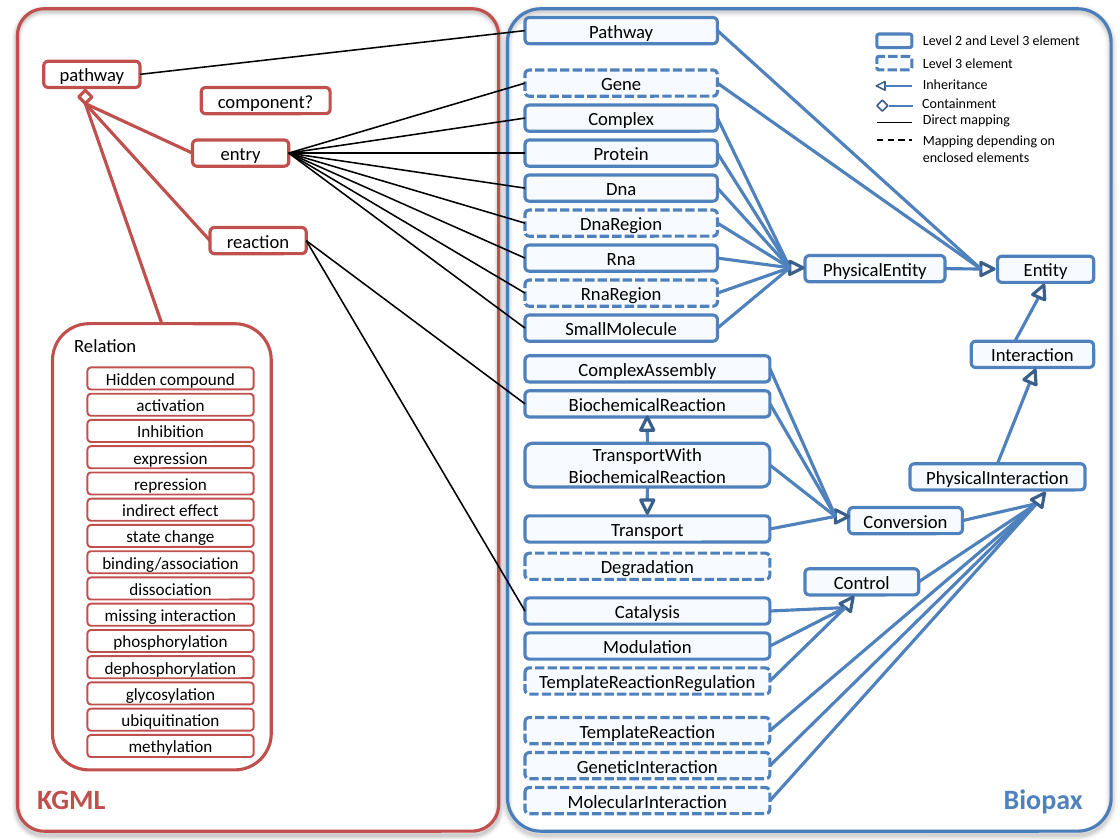
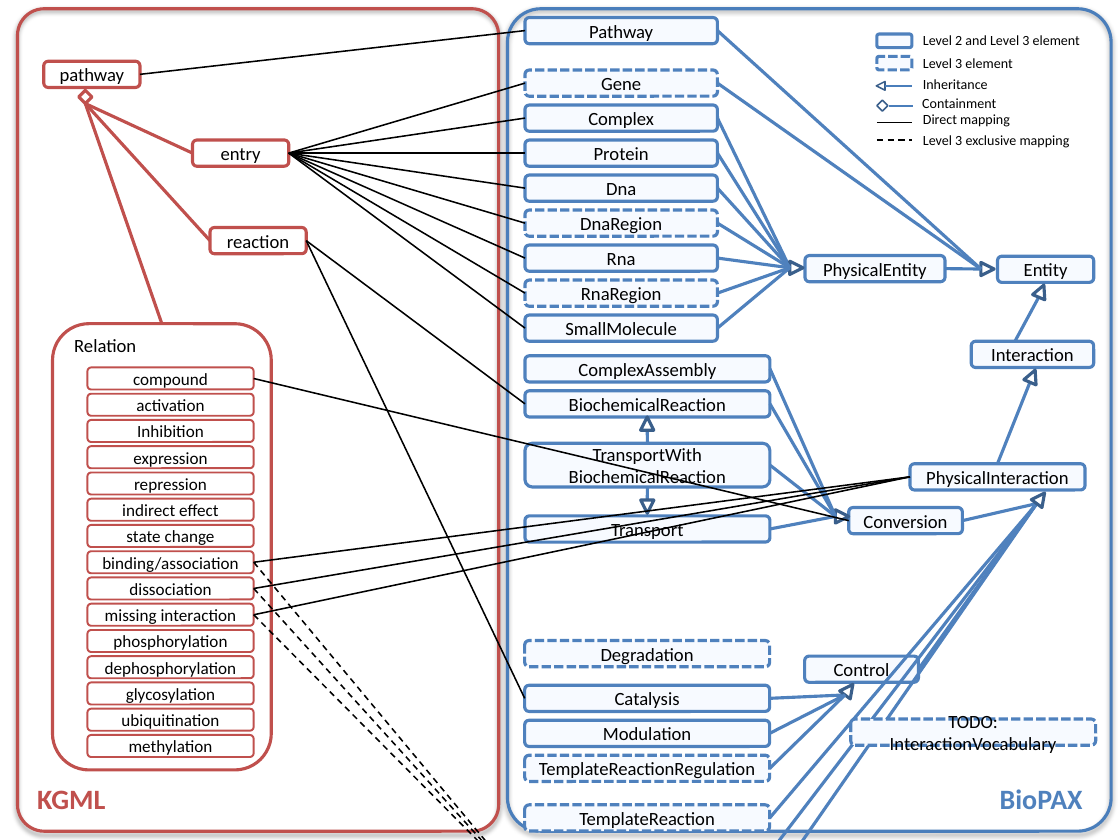
Before and after one commit to draeger-lab/KEGGtranslator, a slide deck: slide 1 of doc/publications/2012-04_CMSB2012/figures/Conversion.pptx. Drawn at 1120x840 pixels with LibreOffice and Linux fonts; fonts in the diff are those of the drawing. Boxes give left, top, right and bottom in pixels: in the first picture for what was removed or moved away, otherwise in the second. Text is boxed around its words. In the diff, an @@ line names an element or a change of style, - is before the commit and + after.

```diff
--- a/doc/publications/2012-04_CMSB2012/figures/Conversion.pptx
+++ b/doc/publications/2012-04_CMSB2012/figures/Conversion.pptx
@@ rounded rectangle removed at box(202, 87, 330, 113) @@
-component?
@@ text at box(923, 135, 1070, 148): text changed @@
-Mapping depending on
-enclosed elements
+Level 3 exclusive mapping
@@ line moved from (306, 241) - (525, 612) to (306, 241) - (525, 699) @@
@@ text in rounded rectangle at box(133, 373, 208, 390): text changed @@
-Hidden compound
+compound
@@ line added from (254, 379) to (849, 521), #000000 1 pt @@
@@ line added from (254, 562) to (911, 477), #000000 1 pt @@
@@ line added from (254, 588) to (911, 477), #000000 1 pt @@
@@ line added from (254, 615) to (911, 477), #000000 1 pt @@
@@ line moved from (1037, 504) - (771, 801) to (1037, 504) - (769, 840) @@
@@ line moved from (1037, 504) - (771, 766) to (1037, 504) - (769, 840) @@
@@ line moved from (1037, 504) - (771, 730) to (1037, 504) - (769, 818) @@
@@ line moved from (1037, 504) - (918, 582) to (1037, 504) - (918, 669) @@
@@ line added from (254, 562) to (525, 840), #000000 1 pt dashed @@
@@ line added from (254, 588) to (525, 840), #000000 1 pt dashed @@
@@ line added from (254, 615) to (525, 840), #000000 1 pt dashed @@
@@ rounded rectangle "Degradation": place and size @@
-rounded rectangle "Degradation" at box(525, 553, 771, 579)
+rounded rectangle "Degradation" at box(525, 641, 771, 666)
@@ triangle: place and size @@
-triangle at box(840, 593, 858, 612)
+triangle at box(840, 681, 858, 699)
@@ 5 rounded rectangles, 3 lines: place and size @@
-5 rounded rectangles, 3 lines at box(525, 569, 920, 744)
+5 rounded rectangles, 3 lines at box(525, 656, 920, 831)
@@ rounded rectangle added at box(851, 719, 1096, 745), fill #F7FAFF, outline #4F81BD 2 pt dashed, 12 pt, text #000000 @@
+TODO:
+InteractionVocabulary
@@ rounded rectangle removed at box(525, 753, 771, 778) @@
-GeneticInteraction
@@ rounded rectangle removed at box(525, 787, 771, 813) @@
-MolecularInteraction
@@ text at box(1000, 789, 1083, 809): text changed @@
-Biopax
+BioPAX
```
Also in this commit, not shown: 1 other slide changed, 2 other files.
